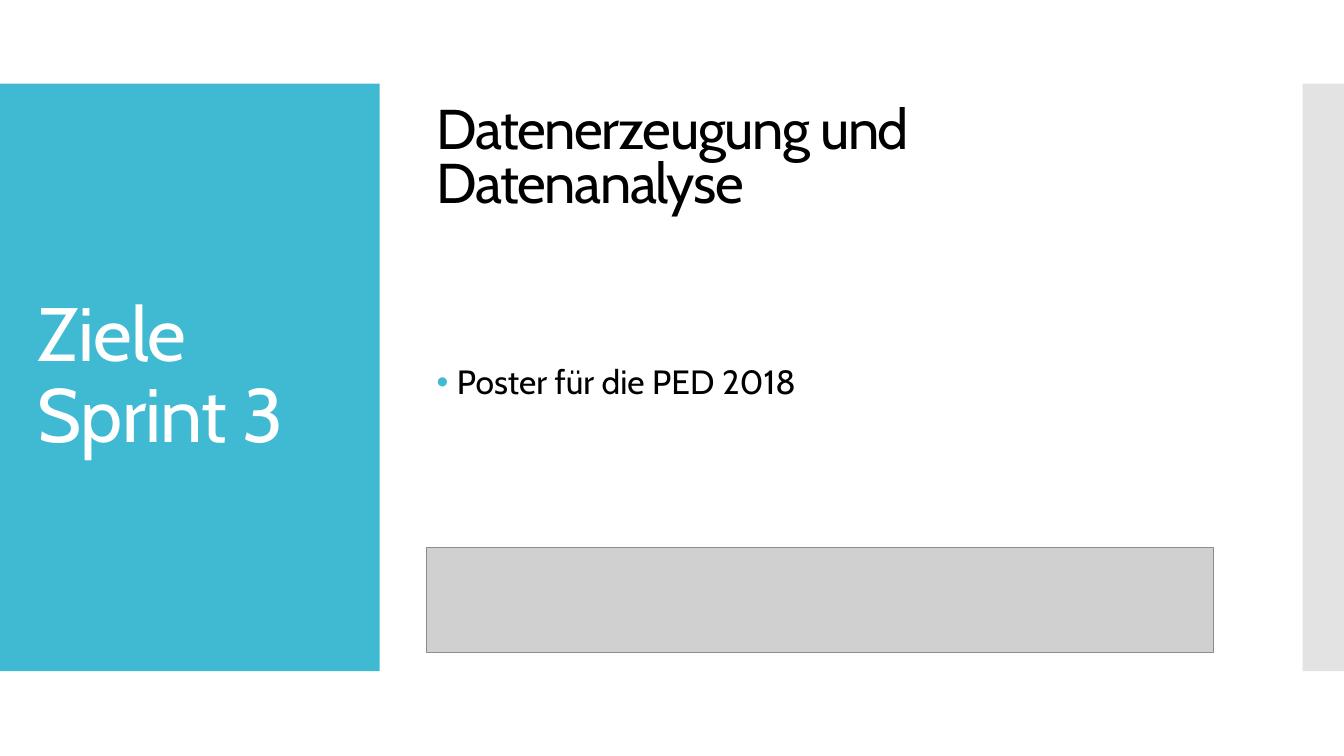
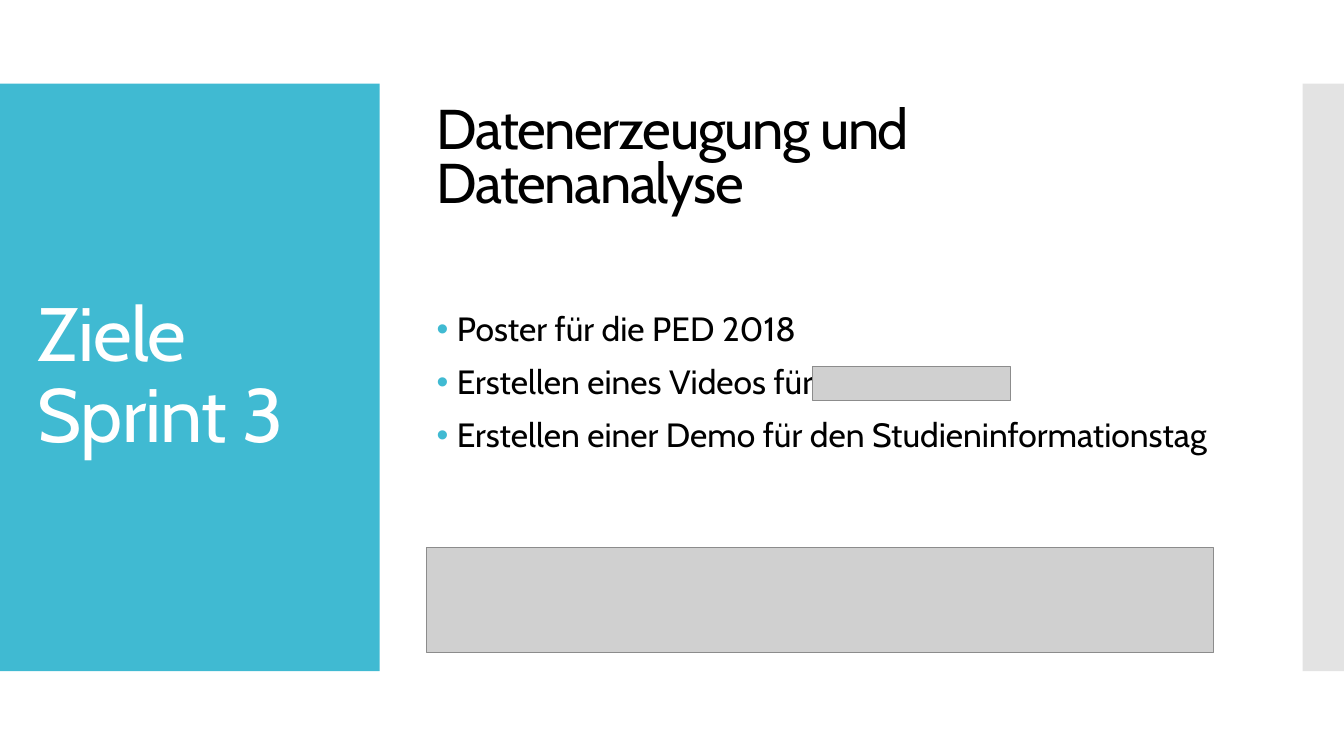
Before and after one commit to Datagroup-ModSim/ModSim17-data-generation-filters, a slide deck: slide 8 of presentations/Sprint 2/Datenerzeugung und Datenanalyse_Sprint2_formatiert.pptx (slide 7 before the commit). Drawn at 1344x756 pixels with LibreOffice and Linux fonts; fonts in the diff are those of the drawing; grey boxes stand for pictures. Boxes give left, top, right and bottom in pixels: in the first picture for what was removed or moved away, otherwise in the second. Text is boxed around its words. In the diff, an @@ line names an element or a change of style, - is before the commit and + after.

Commit message:
Präsentation des 2. Sprints im Ordner presentation unter Sprint 2 Der Ordner restlicher Output ist für mich zum testen

```diff
--- a/presentations/Sprint 2/Datenerzeugung und Datenanalyse_Sprint2_formatiert.pptx
+++ b/presentations/Sprint 2/Datenerzeugung und Datenanalyse_Sprint2_formatiert.pptx
@@ text at (457, 366, 1207, 455): paragraphs added @@
+• Erstellen eines Videos für
+• Erstellen einer Demo für den Studieninformationstag
@@ picture added at (813, 366, 1010, 400) @@
```
Also in this commit, not shown: 6 other slides changed, 10 slides added, 52 other files.
